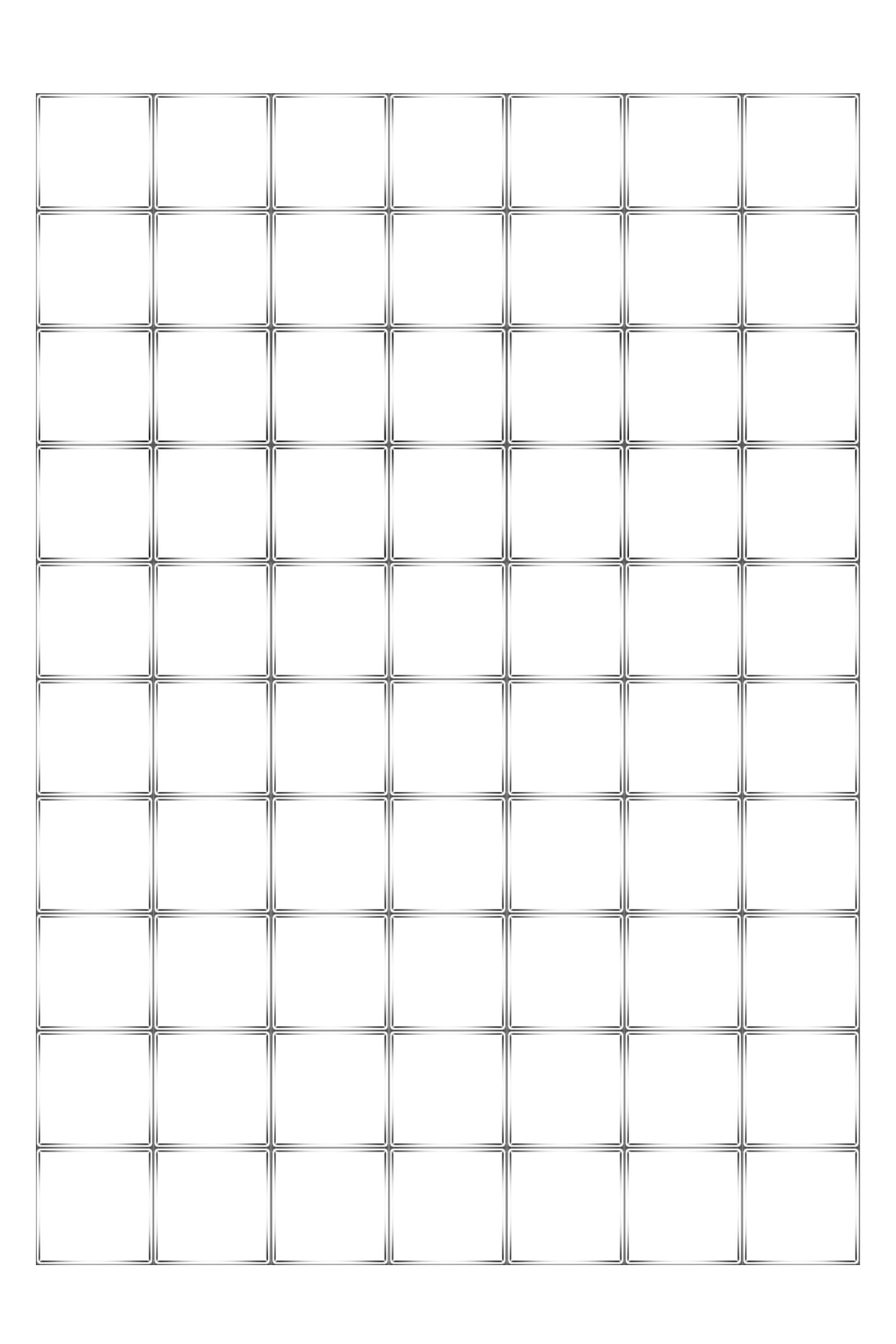
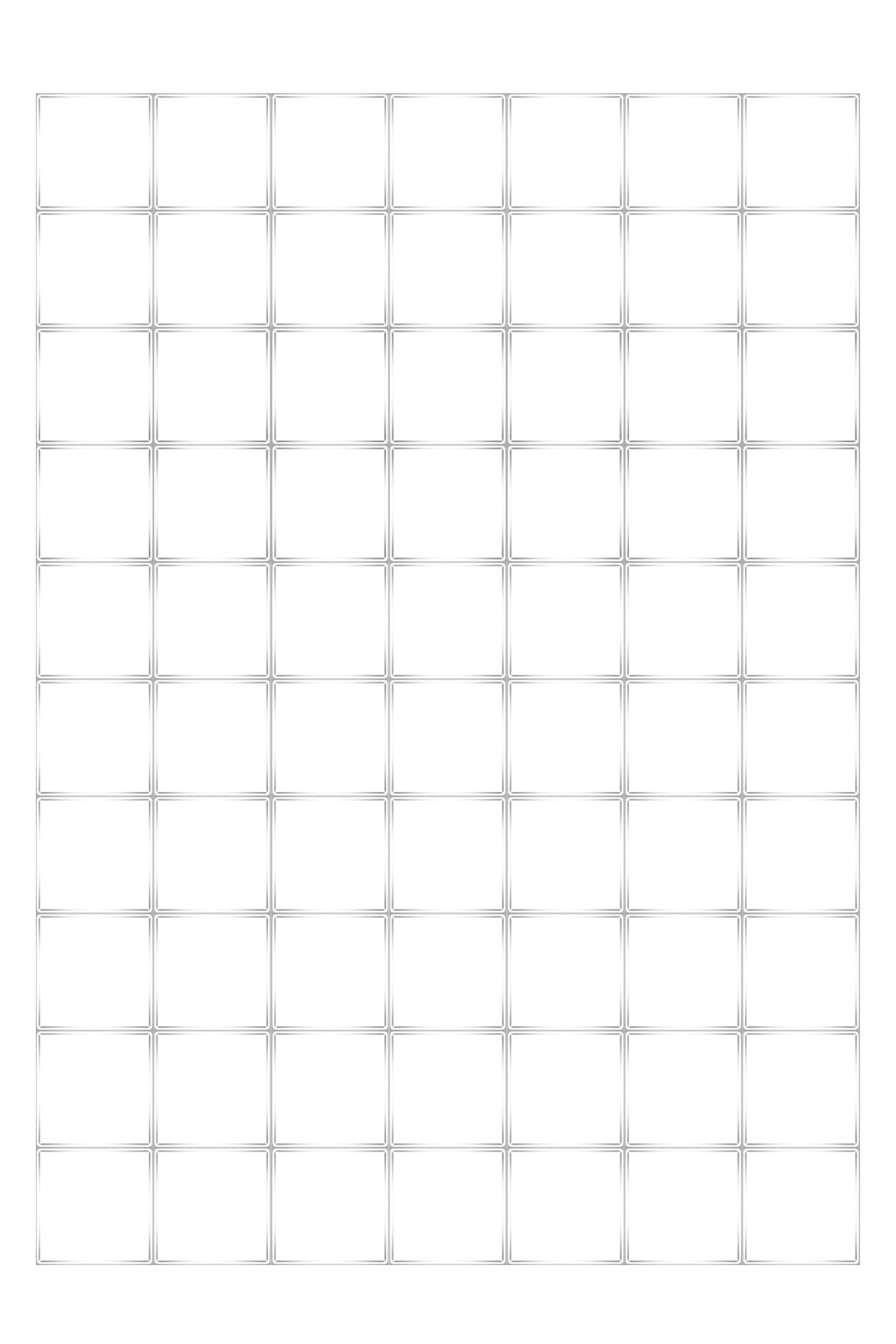
Layer changes from the first 896×1344 image to the second:
"UNSWVEVING 拷貝 8": opacity 100% → 50% over [35,93,860,1265]
